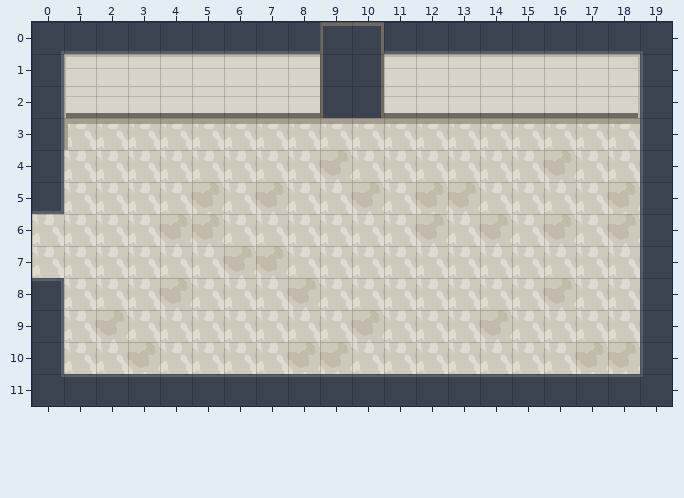
Tiled map (JSON) -- public/assets/maps/prologue/warehouse.tmj. Above, as it was before the edit.
Cells are 32x32 px. Shown: x 0..19, y 0..11.
After:
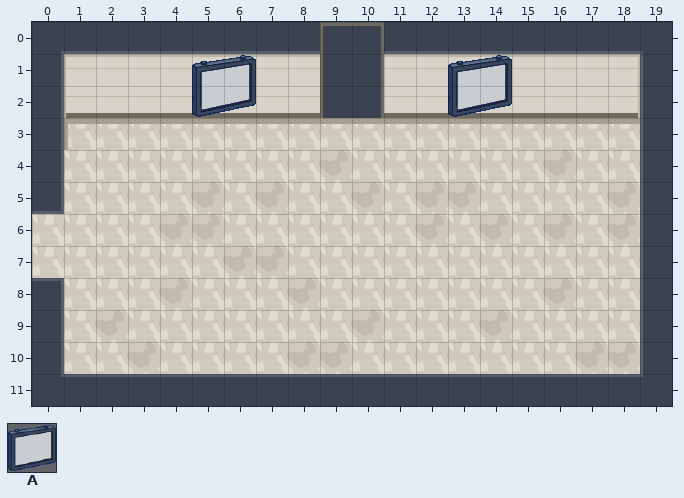
Key: from "props": A 0 "prop-wall-board-frame".
Objects are placed by their top-left corner, in cells (3,4 is the top-left corner of cell 3,4); size is 1x1 cell unless given.
Change:
{"where": "layer \"props\" (added)"}
{"now": "A \"wall-board-frame\" at 5,1 size 2x2"}
{"now": "A \"wall-board-frame\" at 13,1 size 2x2"}
